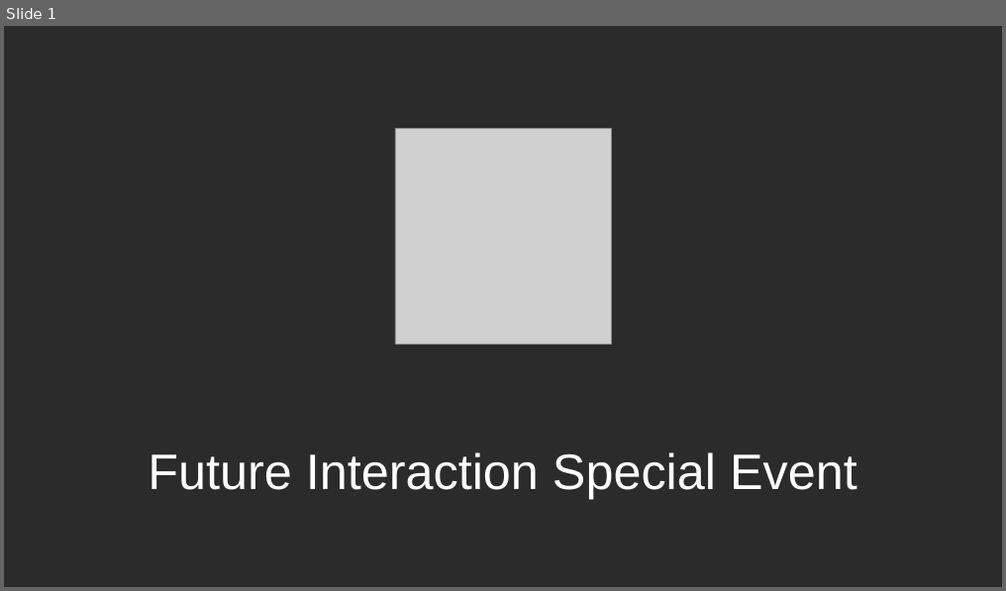
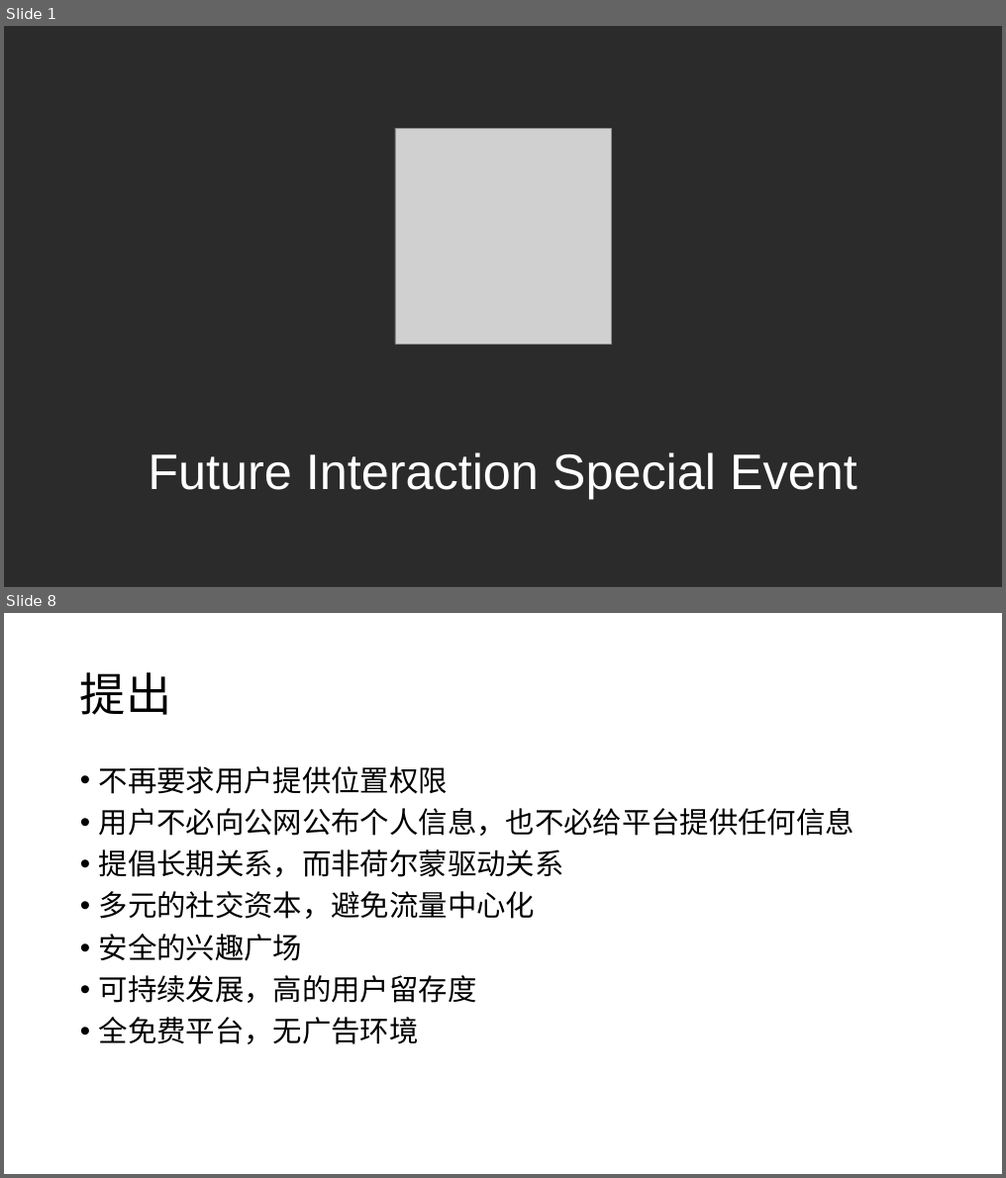
Before and after one commit to TingliangZhang/girlsday2021, a slide deck: LaunchEvent/2021FutureInteractionSpacialEvent.pptx. Shown one above the other, each under a label of ours: slide 1 before the commit, slides 1 and 8 after it; the slides between them are not shown. The pictures are 1006x591 and 1006x1178 pixels, drawn with LibreOffice and Linux fonts; fonts in the diff are those of the drawing; grey boxes stand for pictures; background and template pictures are left out; a plain dark background stands for a picture behind light text. Boxes give left, top, right and bottom in pixels: in the first picture for what was removed or moved away, otherwise in the second. Text is boxed around its words. In the diff, an @@ line names an element or a change of style, - is before the commit and + after.

```diff
--- a/LaunchEvent/2021FutureInteractionSpacialEvent.pptx
+++ b/LaunchEvent/2021FutureInteractionSpacialEvent.pptx
@@ slide 8 added at <box>4,613,1002,1174</box>, background #FFFFFF @@
@@ title added at <box>80,672,171,715</box>, 44 pt, text #000000 @@
+提出
@@ text added at <box>99,766,854,1045</box>, 28 pt, text #000000 @@
+• 不再要求用户提供位置权限
+• 用户不必向公网公布个人信息，也不必给平台提供任何信息
+• 提倡长期关系，而非荷尔蒙驱动关系
+• 多元的社交资本，避免流量中心化
+• 安全的兴趣广场
+• 可持续发展，高的用户留存度
+• 全免费平台，无广告环境
```
Also in this commit, not shown: 8 other slides added, 1 slide removed.
